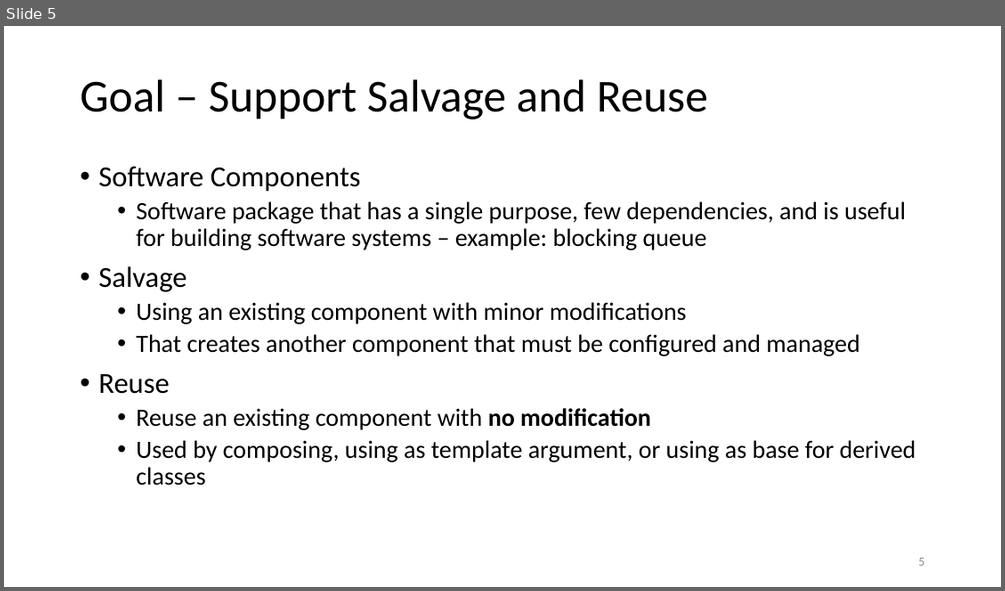
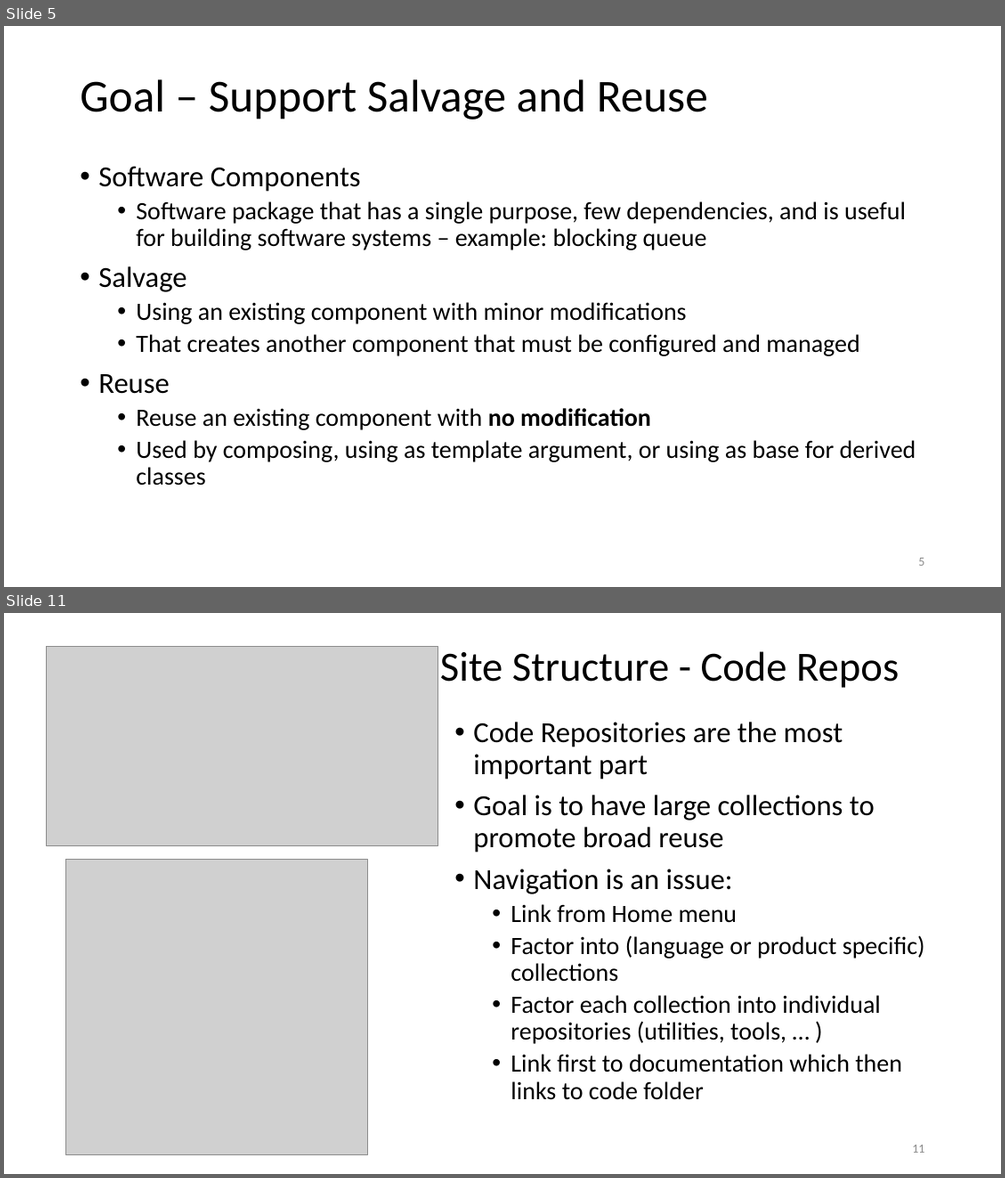
Before and after one commit to JimFawcett/JimFawcett.github.io, a slide deck: Resources/PublishingSourceCode.pptx. Shown one above the other, each under a label of ours: slide 5 before the commit, slides 5 and 11 after it; the slides between them are not shown. The pictures are 1005x591 and 1005x1178 pixels, drawn with LibreOffice and Linux fonts; fonts in the diff are those of the drawing; grey boxes stand for pictures. Boxes give left, top, right and bottom in pixels: in the first picture for what was removed or moved away, otherwise in the second. Text is boxed around its words. In the diff, an @@ line names an element or a change of style, - is before the commit and + after.

```diff
--- a/Resources/PublishingSourceCode.pptx
+++ b/Resources/PublishingSourceCode.pptx
@@ slide 11 added at [4, 613, 1001, 1174], background #FFFFFF @@
@@ picture added at [47, 647, 437, 845] @@
@@ title added at [440, 651, 898, 688], 40 pt, text #000000 @@
+Site Structure - Code Repos
@@ text added at [473, 722, 925, 1100], 24 pt, text #000000 @@
+• Code Repositories are the most important part
+• Goal is to have large collections to promote broad reuse
+• Navigation is an issue:
+  • Link from Home menu
+  • Factor into (language or product specific) collections
+  • Factor each collection into individual repositories (utilities, tools, … )
+  • Link first to documentation which then links to code folder
@@ picture added at [66, 859, 367, 1154] @@
@@ page number added at [912, 1144, 924, 1152], 12 pt, text #8C8C8C @@
+11
```
Also in this commit, not shown: 8 slides changed, 10 other slides added, 4 other files.
